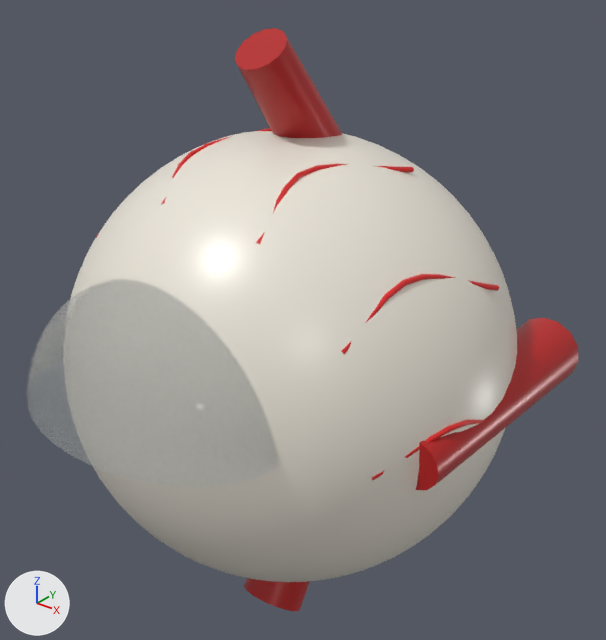
Renders of the glTF model public/models/eye.glb from each side of a commit.
Both versions are drawn from a 50 mm camera at (3.02, -3.66, 2.52) aimed at (-0.16, 0.32, 0.06). The lights are fixed; the arrows at lower left show +X, +Y and +Z. The first picture is the older version. Where no turn or scale is listed for an object, it has been applied to the vertices.

In view in the first picture: 'cornea', 'rectus_inferior', 'rectus_medialis', 'rectus_superior', 'sclera' and 4 more.
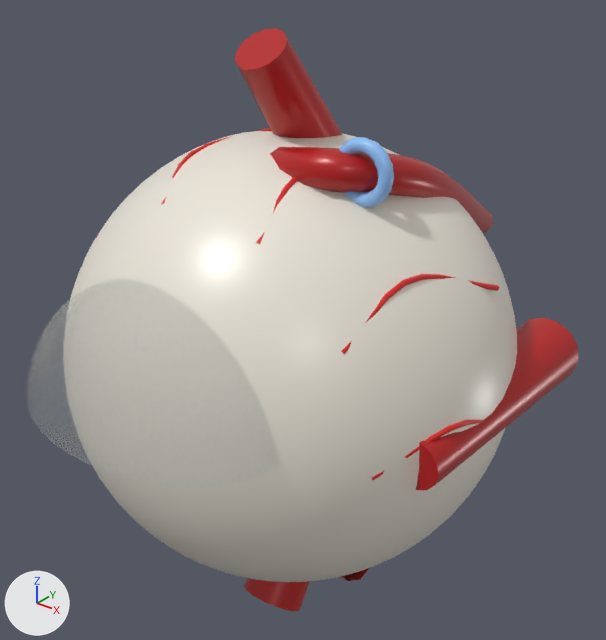
What the commit changed:
In material 'Material_9' (mat_material_9), alpha goes from 0.42 to 0.25.
Material 'Material_65' (mat_material_65) is new.
Its base color is (0.485, 0.0116, 0.0116) (red #b91c1c).
Its metallic is 0.04.
Its roughness is 0.32.
Material 'Material_64' (mat_material_64) is new.
Its base color is (0.292, 0.558, 0.982) (blue #93c5fd).
Its roughness is 0.3.
Material 'Material_63' (mat_material_63) is new.
Its base color is (0.485, 0.0116, 0.0116) (red #b91c1c).
Its metallic is 0.04.
Its roughness is 0.32.
Mesh me_mesh_71 is new.
It has 168 vertices, 320 faces and spans x -0.9..0.8, y -0.41..0.41, z -1.42..-0.88.
It uses material mat_material_65 (red #b91c1c).
Mesh me_mesh_70 is new.
It has 153 vertices, 256 faces and spans x -0.18..0.18, y -0.04..0.04, z -0.18..0.18.
It uses material mat_material_64 (blue #93c5fd).
Mesh me_mesh_69 is new.
It has 200 vertices, 384 faces and spans x -0.03..0.83, y -0.42..2.15, z 0.25..1.46.
It uses material mat_material_63 (red #b91c1c).
Object 'oblique_inferior' (ob_oblique_inferior) is new; it shows me_mesh_71.
Its location is (0.0, 0.0, 0.0).
Object 'trochlea' (ob_trochlea) is new; it shows me_mesh_70.
Its location is (0.68, -0.25, 1.35).
Object 'oblique_superior' (ob_oblique_superior) is new; it shows me_mesh_69.
Its location is (0.0, 0.0, 0.0).

Boxes (x1, y1, x2, y2) around the edits, measured in the pictures (606 x 640 px):
'cornea', surface changed: (27, 279, 278, 473) in both
'oblique_superior', added (red): after (270, 147, 493, 234)
'trochlea', added (blue): after (339, 137, 394, 207)
'oblique_inferior', added (mostly hidden): after (341, 568, 369, 581)
